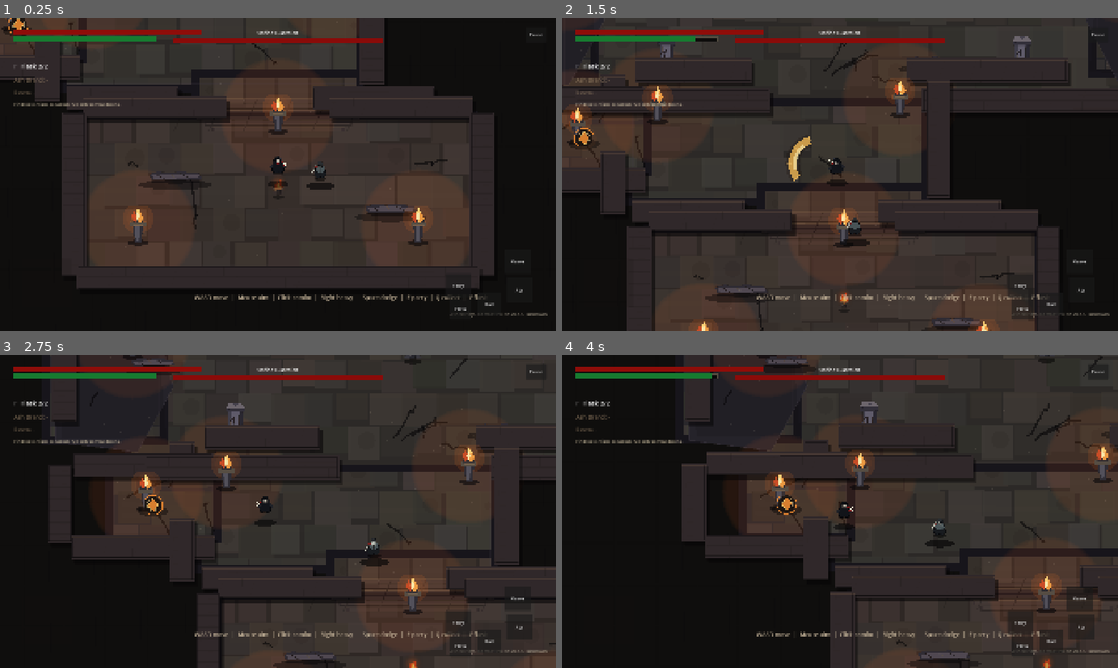
Above: before the commit, frames 1-4 (two rows, left to right).
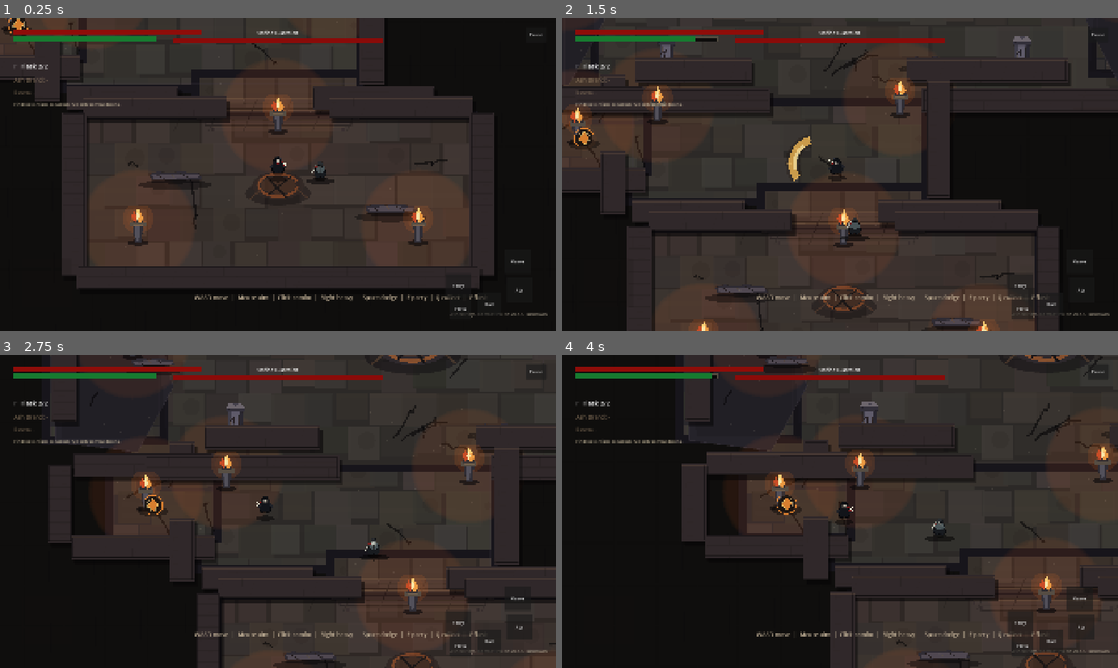
Above: after the commit, the same moments.

Repository: Seifeldin02/AshenPity
Game: Godot game, scene res://tests/PlaytestHarness.tscn
Same seed, same stepped clock (60 frames per second), same inputs: the game is played once before the commit and once after it. This scene is started directly instead of the project's main scene.
Inputs (mouse positions are in pixels of both pictures, inside the frame that each line leads up to):
- Up to frame 1 (0.25 s): no input
- Up to frame 2 (1.5 s): move the mouse to (812, 237) at 0.52 s; hold W (move_up) 0.53-1.25 s; tap Q (collect) at 0.6 s; click (812, 237) at 0.67 s; drag from (1006, 221) to (840, 140) at 1.27 s
- Up to frame 3 (2.75 s): move the mouse to (111, 464) at 2.02 s; hold A (move_left) from 2.03 s (still down); tap F (flask) at 2.1 s
- Up to frame 4 (4 s): release A (move_left) at 2.75 s; drag from (867, 511) to (673, 464) at 2.77 s; move the mouse to (756, 433) at 3.52 s; hold S (move_down) from 3.53 s (still down); click (756, 433) at 3.6 s

The runs differ from the first frame. In frame 1, 0.4% of the frame differs, in the area x 46-61%, y 49-58%; in frame 2, 0.4%; in frame 3, 0.4%; in frame 4, 0.4%, in the area x 48-91%, y 0-100%.

Commit message:
fix: remove broken map crops and anchor shadows

Diff:
--- a/scripts/enemies/ShrineGuardianVisual.gd
+++ b/scripts/enemies/ShrineGuardianVisual.gd
@@ -179,17 +179,17 @@
 
 func _draw_shadow() -> void:
 	var width := 44.0
-	var y := 37.0
+	var y := 23.0
 	if enemy_kind == "hound":
 		width = 52.0
-		y = 32.0
+		y = 20.0
 	elif enemy_kind == "bell_bearer":
 		width = 60.0
-		y = 42.0
+		y = 27.0
 	elif enemy_kind == "ashen_judicator":
 		width = 76.0
-		y = 46.0
-	draw_colored_polygon(_ellipse(Vector2(0, y), width, 11.0), Color(0.02, 0.018, 0.02, 0.66))
+		y = 32.0
+	draw_colored_polygon(_ellipse(Vector2(0, y), width, 9.0), Color(0.02, 0.018, 0.02, 0.56))
 
 
 func _draw_brand() -> void:
--- a/scripts/player/PlayerVisual.gd
+++ b/scripts/player/PlayerVisual.gd
@@ -48,7 +48,7 @@
 	var bob := _bob_offset()
 	var flip := -1.0 if facing.x < -0.12 else 1.0
 	var tint := Color.WHITE.lerp(Color(1.0, 0.34, 0.24), flash)
-	draw_colored_polygon(_ellipse(Vector2(0, 35), 31.0, 10.0), Color(0.02, 0.018, 0.022, 0.58))
+	draw_colored_polygon(_ellipse(Vector2(0, 21), 27.0, 8.0), Color(0.02, 0.018, 0.022, 0.52))
 	if state_name == "dodge":
 		_draw_dodge_afterimages(flip, tint)
 	if attack_alpha > 0.0:
--- a/scripts/world/ShrineRouteLayer.gd
+++ b/scripts/world/ShrineRouteLayer.gd
@@ -163,10 +163,10 @@
 	_draw_texture_centered(_textures.get("bone_debris"), Vector2(-1040, -540), Vector2(0.78, 0.78), Color(0.80, 0.76, 0.70, 0.62))
 	_draw_texture_centered(_textures.get("bone_debris"), Vector2(-1960, -440), Vector2(1.15, 1.15), Color(0.88, 0.80, 0.72, 0.80))
 	_draw_texture_centered(_textures.get("bone_debris"), Vector2(-1710, -250), Vector2(0.86, 0.86), Color(0.82, 0.76, 0.68, 0.72))
-	_draw_texture_centered(_textures.get("reliquary"), Vector2(1095, -470), Vector2(1.05, 1.05), Color(0.84, 0.80, 0.88, 0.86))
-	_draw_texture_centered(_textures.get("reliquary"), Vector2(1325, -305), Vector2(0.90, 0.90), Color(0.82, 0.78, 0.86, 0.82))
-	_draw_texture_centered(_textures.get("reliquary"), Vector2(1815, -480), Vector2(1.12, 1.12), Color(0.82, 0.78, 0.88, 0.86))
-	_draw_texture_centered(_textures.get("reliquary"), Vector2(2020, -305), Vector2(0.92, 0.92), Color(0.78, 0.74, 0.84, 0.78))
+	_draw_texture_centered(_textures.get("reliquary"), Vector2(1095, -470), Vector2(0.82, 0.82), Color(0.90, 0.84, 0.78, 0.92))
+	_draw_texture_centered(_textures.get("reliquary"), Vector2(1325, -305), Vector2(0.70, 0.70), Color(0.86, 0.80, 0.74, 0.88))
+	_draw_texture_centered(_textures.get("reliquary"), Vector2(1815, -480), Vector2(0.88, 0.88), Color(0.90, 0.84, 0.78, 0.92))
+	_draw_texture_centered(_textures.get("reliquary"), Vector2(2020, -305), Vector2(0.72, 0.72), Color(0.86, 0.80, 0.74, 0.88))
 	_draw_texture_centered(_textures.get("sealed_door"), Vector2(0, -1405), Vector2(1.35, 1.15), Color(0.90, 0.78, 0.72, 0.92))
 	_draw_texture_centered(_textures.get("brazier"), Vector2(0, -1260), Vector2(0.92, 0.92), Color(1.0, 0.88, 0.78, 0.88))
 	_draw_texture_centered(_textures.get("brazier"), Vector2(0, 900), Vector2(0.82, 0.82), Color(1.0, 0.86, 0.72, 0.80))
@@ -235,10 +235,10 @@
 		"floor_warm": _load_texture("res://assets/environment/sbs_dungeon/floor_stone_warm.png"),
 		"floor_ash": _load_texture("res://assets/environment/sbs_dungeon/floor_ash_dirt.png"),
 		"stairs": _load_texture("res://assets/environment/upgrade/altar_stairs.png"),
-		"brazier": _load_texture("res://assets/environment/simple_souls/brazier.png"),
+		"brazier": _load_texture("res://assets/environment/upgrade/ash_brazier.png"),
 		"sealed_door": _load_texture("res://assets/environment/upgrade/sealed_door.png"),
-		"bone_debris": _load_texture("res://assets/environment/simple_souls/bones.png"),
-		"reliquary": _load_texture("res://assets/environment/simple_souls/reliquary.png"),
+		"bone_debris": _load_texture("res://assets/environment/upgrade/bone_debris.png"),
+		"reliquary": _load_texture("res://assets/environment/upgrade/reliquary_shelf.png"),
 	}
 
 
